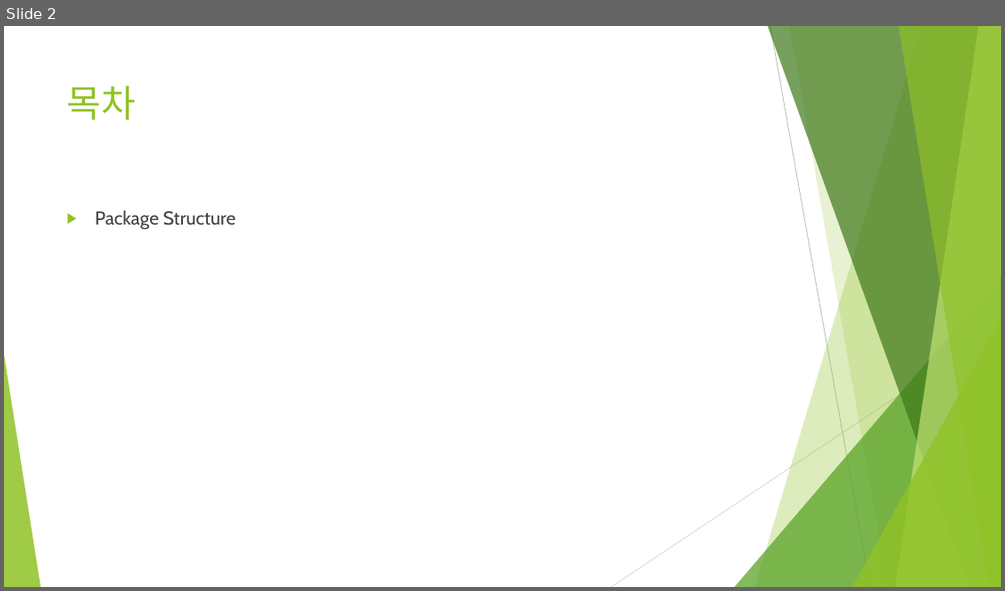
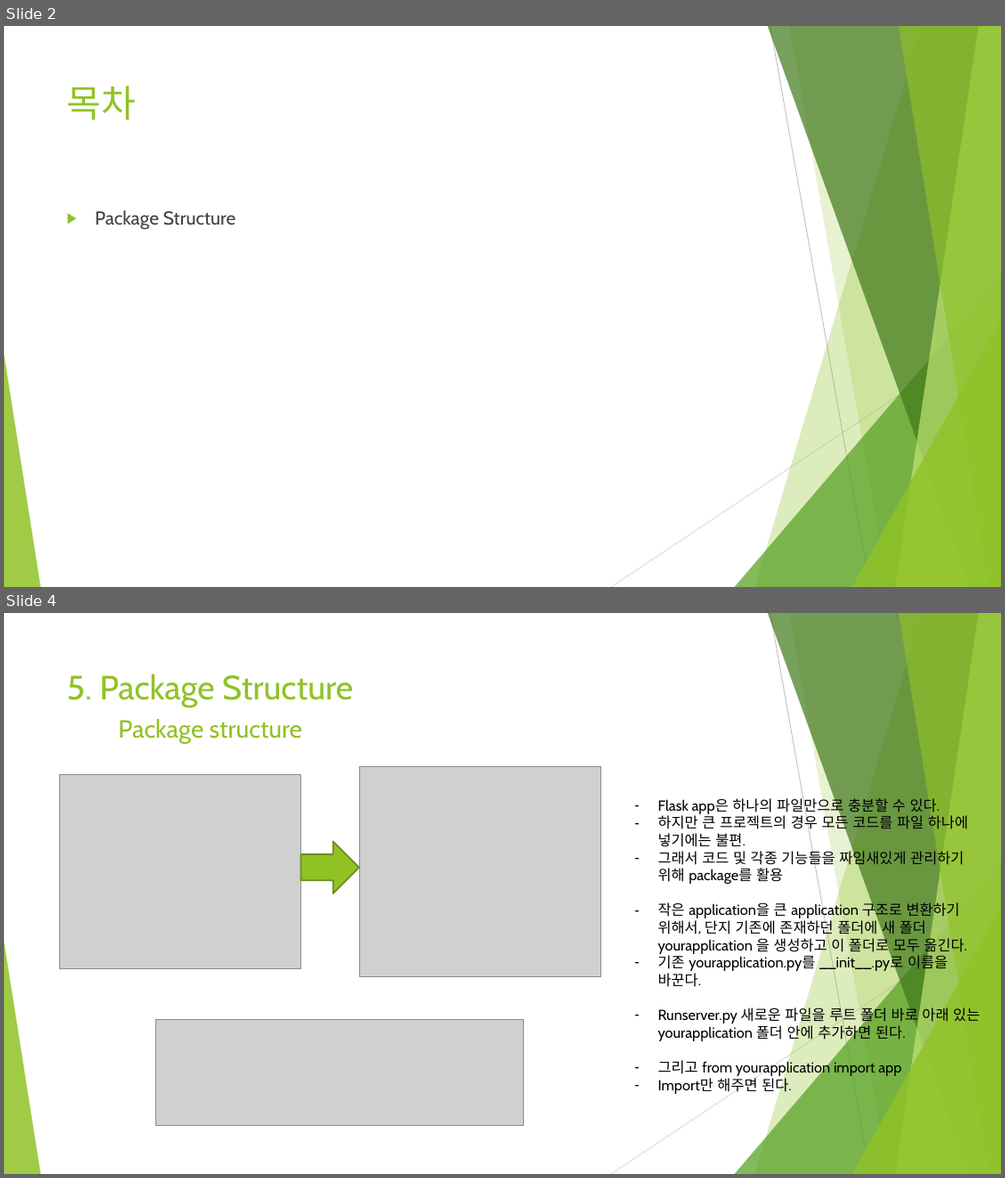
Before and after one commit to Heechul90/Flask, a slide deck: Study/05. Package Structure/Package Structure.pptx. Shown one above the other, each under a label of ours: slide 2 before the commit, slides 2 and 4 after it; the slides between them are not shown. The pictures are 1005x591 and 1005x1178 pixels, drawn with LibreOffice and Linux fonts; fonts in the diff are those of the drawing; grey boxes stand for pictures. Boxes give left, top, right and bottom in pixels: in the first picture for what was removed or moved away, otherwise in the second. Text is boxed around its words. In the diff, an @@ line names an element or a change of style, - is before the commit and + after.

Commit message:
flask structure

```diff
--- a/Study/05. Package Structure/Package Structure.pptx
+++ b/Study/05. Package Structure/Package Structure.pptx
@@ slide 4 added at [4,613,1001,1174], background #FFFFFF; not listed: 10 template elements that a slide beside it also shows @@
@@ title added at [67,674,353,708], 32.4 pt, text #90C226 @@
+5. Package Structure
@@ text added at [118,719,302,744], 24 pt, text #90C226 @@
+Package structure
@@ picture added at [359,767,600,976] @@
@@ picture added at [59,774,301,969] @@
@@ text added at [658,795,979,1094], 14 pt, text #000000 @@
+– Flask app은 하나의 파일만으로 충분할 수 있다.
+– 하지만 큰 프로젝트의 경우 모든 코드를 파일 하나에 넣기에는 불편.
+– 그래서 코드 및 각종 기능들을 짜임새있게 관리하기 위해 package를 활용
+– 작은 application을 큰 application 구조로 변환하기 위해서, 단지 기존에 존재하던 폴더에 새 폴더 yourapplication 을 생성하고 이 폴더로 모두 옮긴다.
+– 기존 yourapplication.py를 __init__.py로 이름을 바꾼다.
+– Runserver.py 새로운 파일을 루트 폴더 바로 아래 있는 yourapplication 폴더 안에 추가하면 된다.
+– 그리고 from yourapplication import app
+– Import만 해주면 된다.
@@ right arrow added at [301,841,359,893], fill #90C226, outline #6B901C 1.5 pt @@
@@ picture added at [156,1019,523,1126] @@
```
Also in this commit, not shown: 2 other slides added, 2 slides removed, 2 other files.
